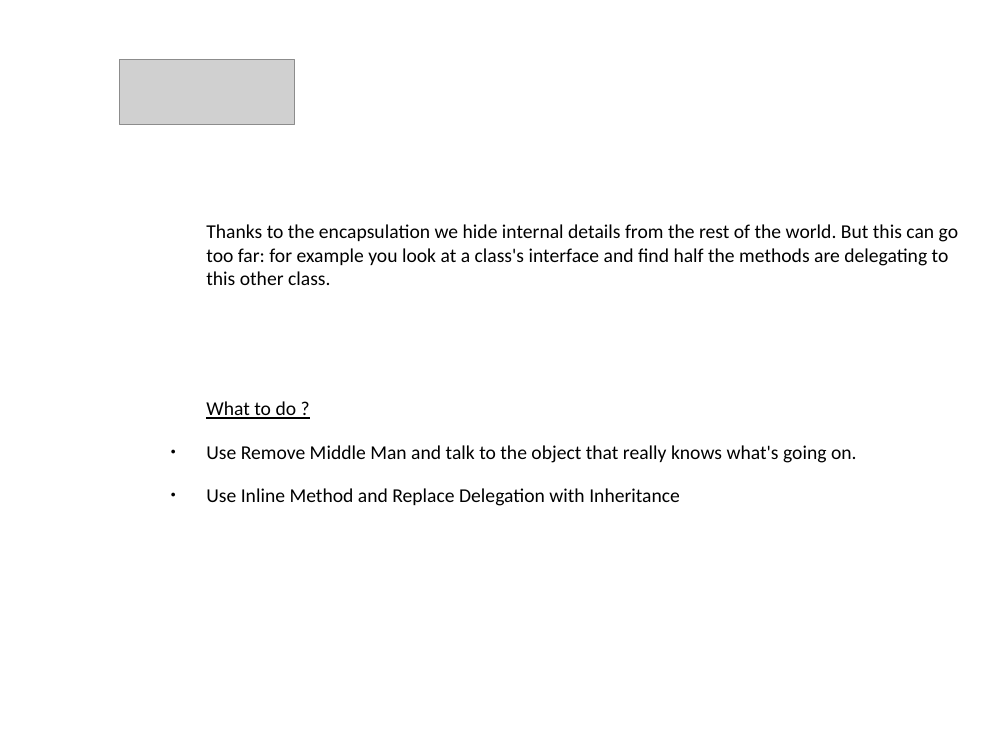
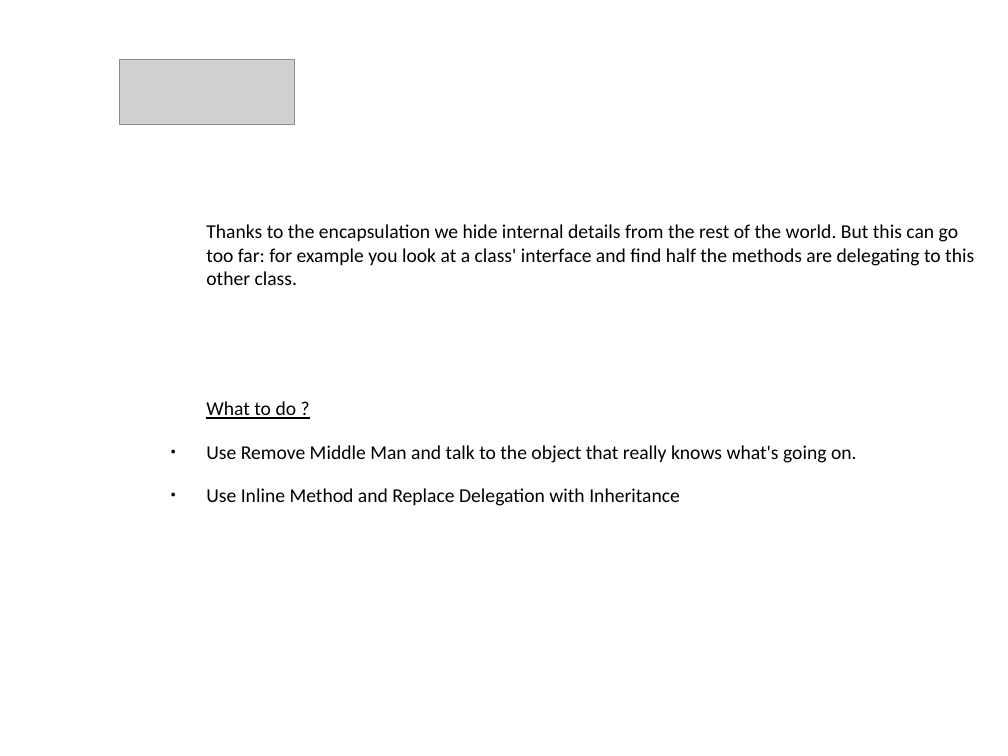
Before and after one commit to kolch182/Learning, a slide deck: slide 3 of Lezione_7_Refactoring_methods/Presentazione_Bad_Smells_6step.odp. Drawn at 1008x756 pixels with LibreOffice and Linux fonts; fonts in the diff are those of the drawing; grey boxes stand for pictures; background and template pictures are left out. Boxes give left, top, right and bottom in pixels: in the first picture for what was removed or moved away, otherwise in the second. Text is boxed around its words. In the diff, an @@ line names an element or a change of style, - is before the commit and + after.

```diff
--- a/Lezione_7_Refactoring_methods/Presentazione_Bad_Smells_6step.odp
+++ b/Lezione_7_Refactoring_methods/Presentazione_Bad_Smells_6step.odp
@@ text at box(206, 224, 974, 285): text changed @@
-Thanks to the encapsulation we hide internal details from the rest of the world. But this can go too far: for example you look at a class's interface and find half the methods are delegating to this other class.
+Thanks to the encapsulation we hide internal details from the rest of the world. But this can go too far: for example you look at a class' interface and find half the methods are delegating to this other class.
```
Also in this commit, not shown: 3 other slides changed.
